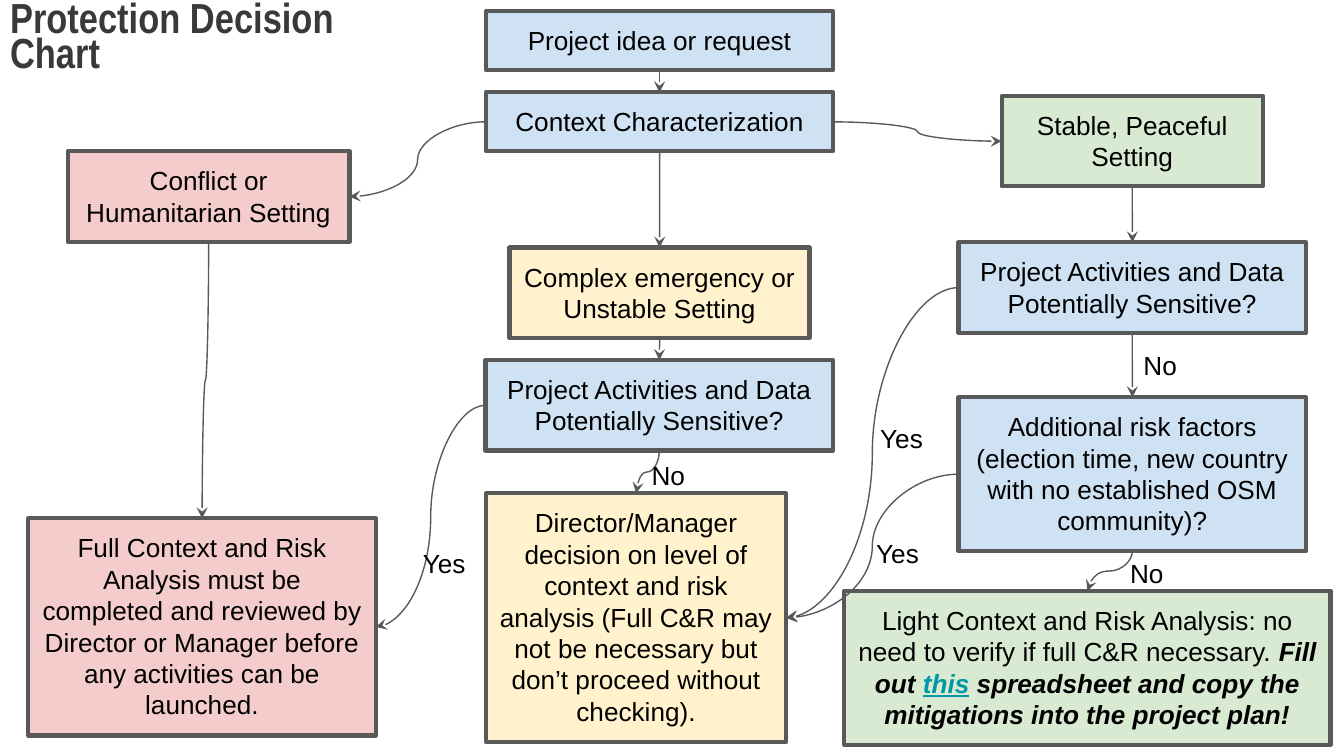
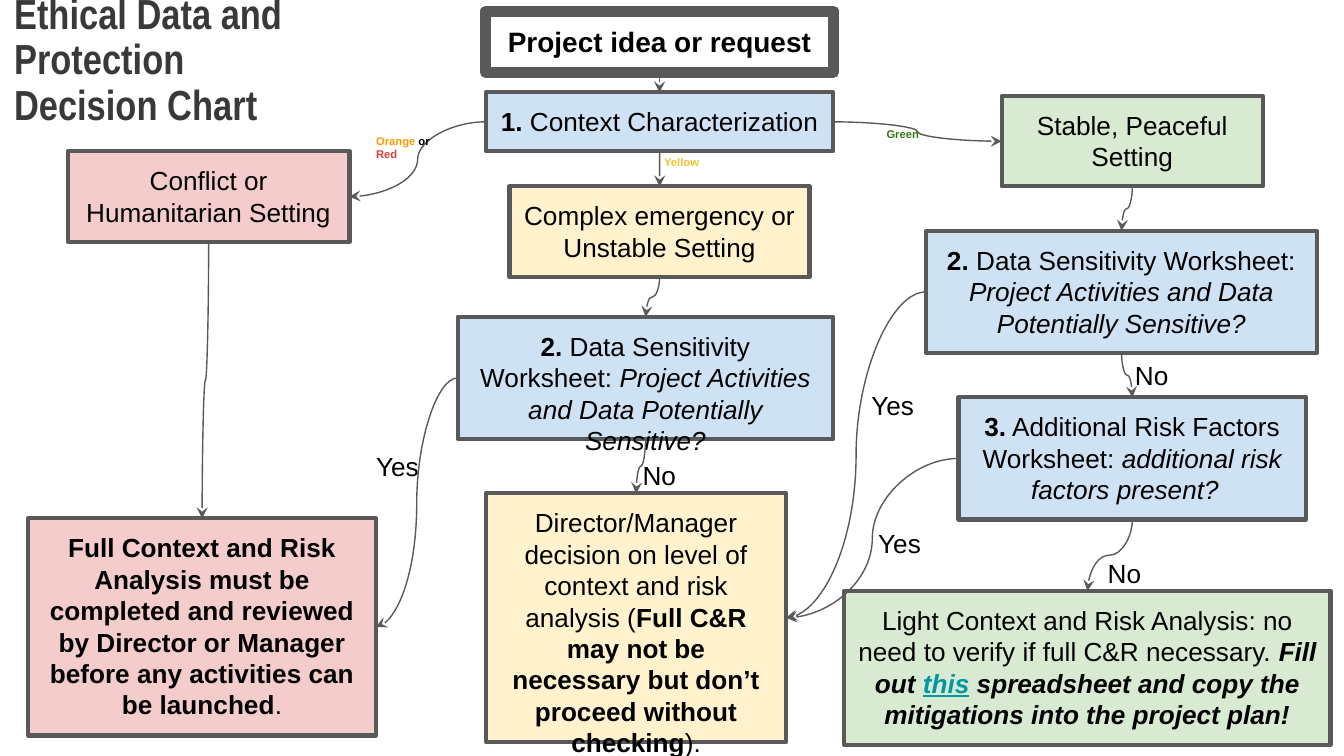
Before and after one commit to hotosm/data_protection_project, a slide deck: slide 12 of Learning_and_training/HOT Ethical Data and Protection Workshop.pptx (slide 9 before the commit). Drawn at 1344x756 pixels with LibreOffice and Linux fonts; fonts in the diff are those of the drawing; background and template pictures are left out. Boxes give left, top, right and bottom in pixels: in the first picture for what was removed or moved away, otherwise in the second. Text is boxed around its words. In the diff, an @@ line names an element or a change of style, - is before the commit and + after.

```diff
--- a/Learning_and_training/HOT Ethical Data and Protection Workshop.pptx
+++ b/Learning_and_training/HOT Ethical Data and Protection Workshop.pptx
@@ text at (14, 0, 282, 121): text changed @@
-Protection Decision Chart
+Ethical Data and Protection Decision Chart
@@ rectangle "Project idea or request" at (485, 11, 833, 71): size 14 to 15 pt, bold on; fill #CFE2F3 to #FFFFFF; outline #595959 2.25 pt to #595959 6 pt @@
@@ text in rectangle at (501, 112, 817, 132): text changed @@
-Context Characterization
+1. Context Characterization
@@ text added at (376, 137, 429, 158), 6 pt, text #FF9900, bold @@
+Orange or Red
@@ text added at (887, 130, 919, 138), 6 pt, text #38761D, bold @@
+Green
@@ curved arrow moved from (660, 152) - (660, 247) to (660, 152) - (660, 187) @@
@@ text added at (664, 158, 699, 166), 6 pt, text #F1C232, bold @@
+Yellow
@@ rectangle "Complex emergency or Unstable Setting": place and size @@
-rectangle "Complex emergency or Unstable Setting" at (509, 247, 809, 337)
+rectangle "Complex emergency or Unstable Setting" at (509, 187, 809, 277)
@@ curved arrow moved from (1133, 187) - (1133, 242) to (1133, 187) - (1121, 231) @@
@@ rectangle "2. Data Sensitivity Worksheet: Project ...": place and size @@
-rectangle "2. Data Sensitivity Worksheet: Project ..." at (958, 242, 1306, 332)
+rectangle "2. Data Sensitivity Worksheet: Project ..." at (926, 231, 1317, 353)
@@ text in rectangle at (947, 251, 1296, 338): text changed; italic on @@
-Project Activities and Data Potentially Sensitive?
+2. Data Sensitivity Worksheet: Project Activities and Data Potentially Sensitive?
@@ curved arrow moved from (660, 339) - (660, 360) to (660, 277) - (645, 317) @@
@@ curved arrow moved from (958, 288) - (786, 618) to (926, 292) - (786, 618) @@
@@ rectangle "2. Data Sensitivity Worksheet: Project ...": place and size @@
-rectangle "2. Data Sensitivity Worksheet: Project ..." at (485, 360, 833, 450)
+rectangle "2. Data Sensitivity Worksheet: Project ..." at (458, 317, 835, 439)
@@ text in rectangle at (480, 337, 810, 456): text changed; italic on @@
-Project Activities and Data Potentially Sensitive?
+2. Data Sensitivity Worksheet: Project Activities and Data Potentially Sensitive?
@@ text "No" rewrapped from (1143, 357, 1176, 376) to (1135, 367, 1168, 390) @@
@@ curved arrow moved from (1133, 333) - (1133, 398) to (1121, 353) - (1133, 398) @@
@@ curved arrow moved from (485, 406) - (376, 626) to (458, 378) - (376, 628) @@
@@ text "Yes": place and size @@
-text "Yes" at (880, 430, 923, 449)
+text "Yes" at (871, 397, 914, 416)
@@ rectangle "3. Additional Risk Factors Worksheet: ...": place and size @@
-rectangle "3. Additional Risk Factors Worksheet: ..." at (958, 398, 1306, 551)
+rectangle "3. Additional Risk Factors Worksheet: ..." at (958, 398, 1306, 520)
@@ text in rectangle at (983, 417, 1282, 505): text changed @@
-Additional risk factors (election time, new country with no established OSM community)?
+3. Additional Risk Factors Worksheet: additional risk factors present?
@@ text "Yes": place and size @@
-text "Yes" at (423, 552, 466, 574)
+text "Yes" at (376, 458, 419, 482)
@@ text "No": place and size @@
-text "No" at (652, 464, 685, 486)
+text "No" at (643, 467, 676, 486)
@@ curved arrow moved from (660, 450) - (636, 493) to (645, 439) - (636, 493) @@
@@ curved arrow moved from (958, 474) - (786, 618) to (958, 458) - (786, 618) @@
@@ rectangle "Director/Manager decision on level of ..." at (487, 493, 786, 742): bold on in "(Full C&R may not be necessary but ..." @@
@@ rectangle "Full Context and Risk Analysis ..." at (28, 519, 376, 737): bold on @@
@@ text "Yes": place and size @@
-text "Yes" at (876, 545, 919, 564)
+text "Yes" at (878, 535, 921, 554)
@@ curved arrow moved from (1133, 551) - (1087, 591) to (1133, 520) - (1087, 591) @@
@@ text "No": place and size @@
-text "No" at (1130, 565, 1163, 584)
+text "No" at (1108, 565, 1141, 584)
```
Also in this commit, not shown: 5 other slides changed, 5 slides added, 2 slides removed, 8 other files.
